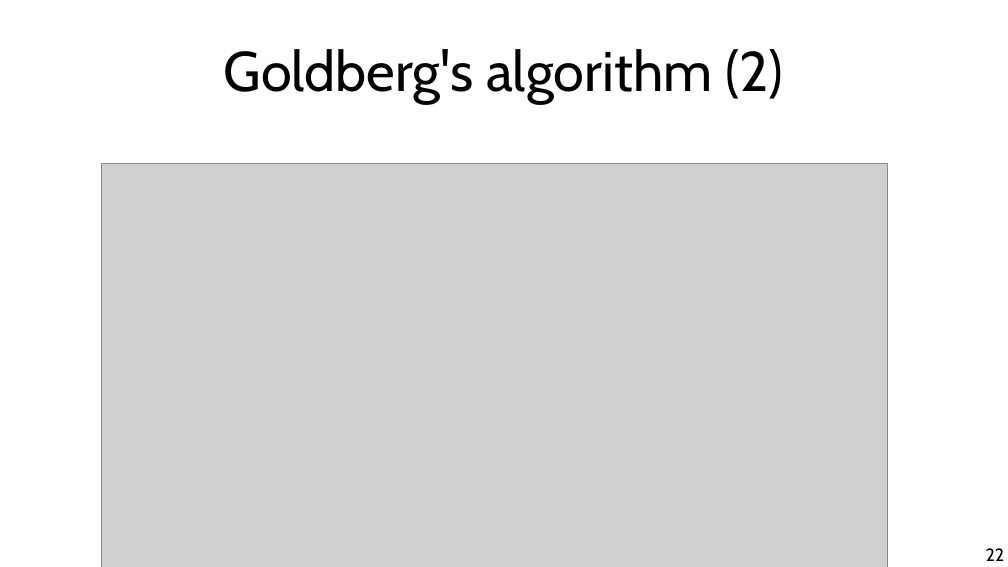
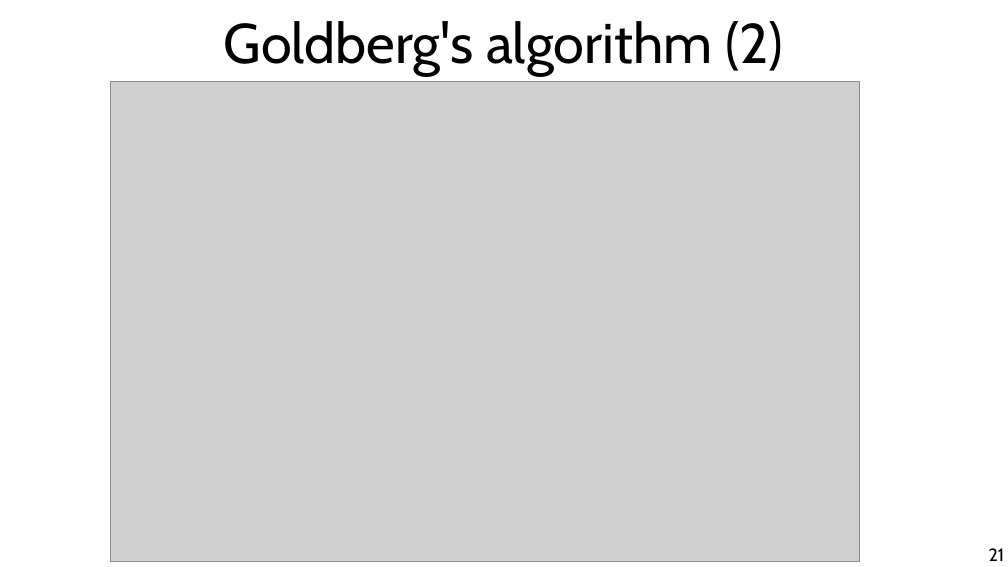
Before and after one commit to chatox/networks-science-course, a slide deck: slide 21 of theory/tt13_dense_subgraphs.odp (slide 22 before the commit). Drawn at 1008x567 pixels with LibreOffice and Linux fonts; fonts in the diff are those of the drawing; grey boxes stand for pictures. Boxes give left, top, right and bottom in pixels: in the first picture for what was removed or moved away, otherwise in the second. Text is boxed around its words. In the diff, an @@ line names an element or a change of style, - is before the commit and + after.

Commit message:
Charikar's algorithm

```diff
--- a/theory/tt13_dense_subgraphs.odp
+++ b/theory/tt13_dense_subgraphs.odp
@@ title "Goldberg's algorithm (2)": place and size @@
-title "Goldberg's algorithm (2)" at bbox=[224, 49, 783, 103]
+title "Goldberg's algorithm (2)" at bbox=[224, 21, 783, 76]
@@ picture: place and size @@
-picture at bbox=[102, 164, 887, 567]
+picture at bbox=[110, 81, 859, 563]
@@ page number at bbox=[989, 548, 1005, 561]: text changed @@
-22
+21
```
Also in this commit, not shown: 11 other slides changed, 3 slides added, 3 slides removed.
